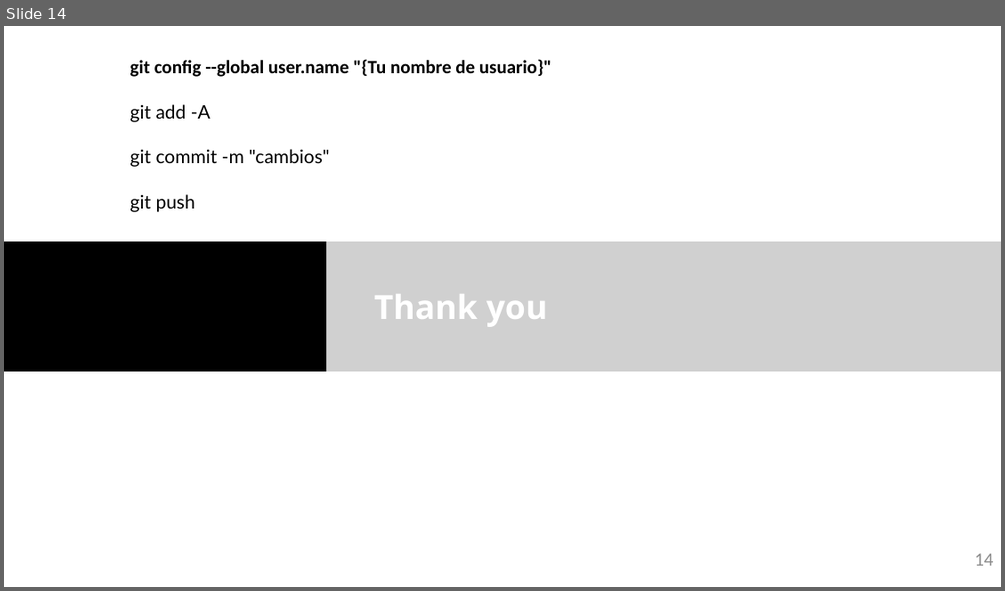
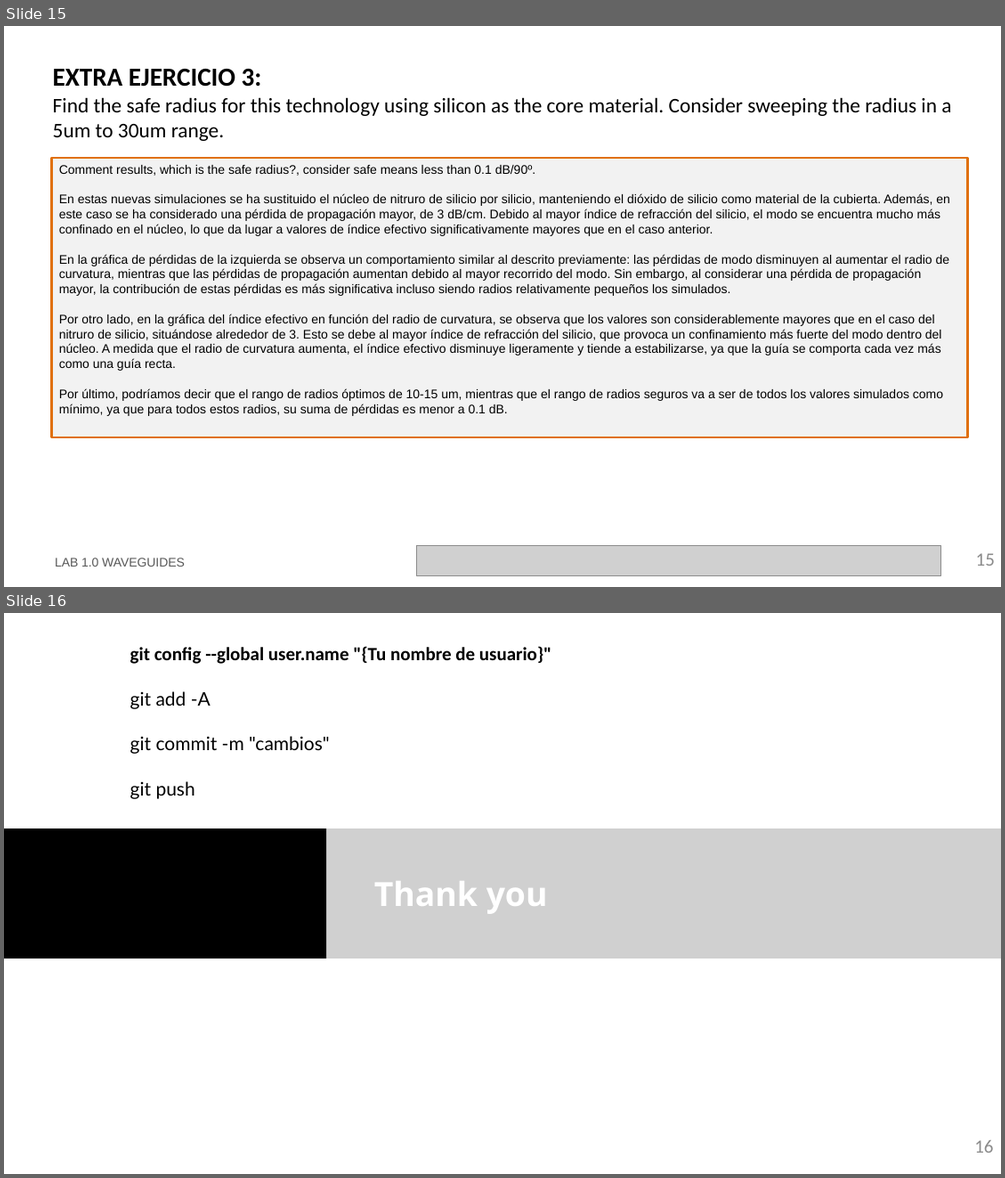
Before and after one commit to cccanvas-upv/cifoin-lab1, a slide deck: LabBook_10.pptx. Shown one above the other, each under a label of ours: slide 14 before the commit, slides 15 and 16 after it. The pictures are 1005x591 and 1005x1178 pixels, drawn with LibreOffice and Linux fonts; fonts in the diff are those of the drawing; grey boxes stand for pictures; background and template pictures are left out. Boxes give left, top, right and bottom in pixels: in the first picture for what was removed or moved away, otherwise in the second. Text is boxed around its words. In the diff, an @@ line names an element or a change of style, - is before the commit and + after.

```diff
--- a/LabBook_10.pptx
+++ b/LabBook_10.pptx
@@ slide 15 added at box(4, 26, 1001, 587), background #FFFFFF @@
@@ title added at box(53, 69, 951, 141), 20 pt, text #000000 @@
+EXTRA EJERCICIO 3:
+Find the safe radius for this technology using silicon as the core material. Consider sweeping the radius in a 5um to 30um range.
@@ rectangle added at box(52, 158, 968, 437), fill #F2F2F2, outline #E0700D 2.25 pt, 12 pt, text #000000 @@
+Comment results, which is the safe radius?, consider safe means less than 0.1 dB/90º.
+En estas nuevas simulaciones se ha sustituido el núcleo de nitruro de silicio por silicio, manteniendo el dióxido de silicio como material de la cubierta. Además, en este caso se ha considerado una pérdida de propagación mayor, de 3 dB/cm. Debido al mayor índice de refracción del silicio, el modo se encuentra mucho más confinado en el núcleo, lo que da lugar a valores de índice efectivo significativamente mayores que en el caso anterior.
+En la gráfica de pérdidas de la izquierda se observa un comportamiento similar al descrito previamente: las pérdidas de modo disminuyen al aumentar el radio de curvatura, mientras que las pérdidas de propagación aumentan debido al mayor recorrido del modo. Sin embargo, al considerar una pérdida de propagación mayor, la contribución de estas pérdidas es más significativa incluso siendo radios relativamente pequeños los simulados.
+Por otro lado, en la gráfica del índice efectivo en función del radio de curvatura, se observa que los valores son considerablemente mayores que en el caso del nitruro de silicio, situándose alrededor de 3. Esto se debe al mayor índice de refracción del silicio, que provoca un confinamiento más fuerte del modo dentro del núcleo. A medida que el radio de curvatura aumenta, el índice efectivo disminuye ligeramente y tiende a estabilizarse, ya que la guía se comporta cada vez más como una guía recta.
+Por último, podríamos decir que el rango de radios óptimos de 10-15 um, mientras que el rango de radios seguros va a ser de todos los valores simulados como mínimo, ya que para todos estos radios, su suma de pérdidas es menor a 0.1 dB.
@@ text added at box(55, 557, 185, 566), 12 pt, text #585858 @@
+LAB 1.0 WAVEGUIDES
@@ picture added at box(417, 546, 941, 576) @@
@@ page number added at box(976, 553, 995, 565), 18 pt, text #8C8C8C @@
+15
@@ what was slide 14 is now slide 16 @@
@@ page number at box(974, 1140, 993, 1152): text changed @@
-14
+16
```
Also in this commit, not shown: 2 slides changed, 1 other slide added, 2 other files.
